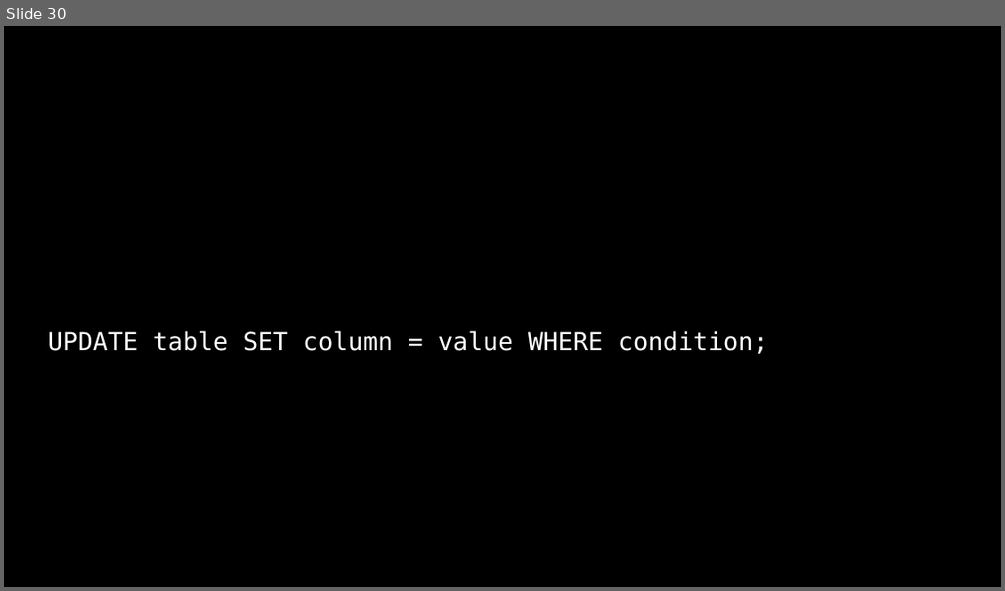
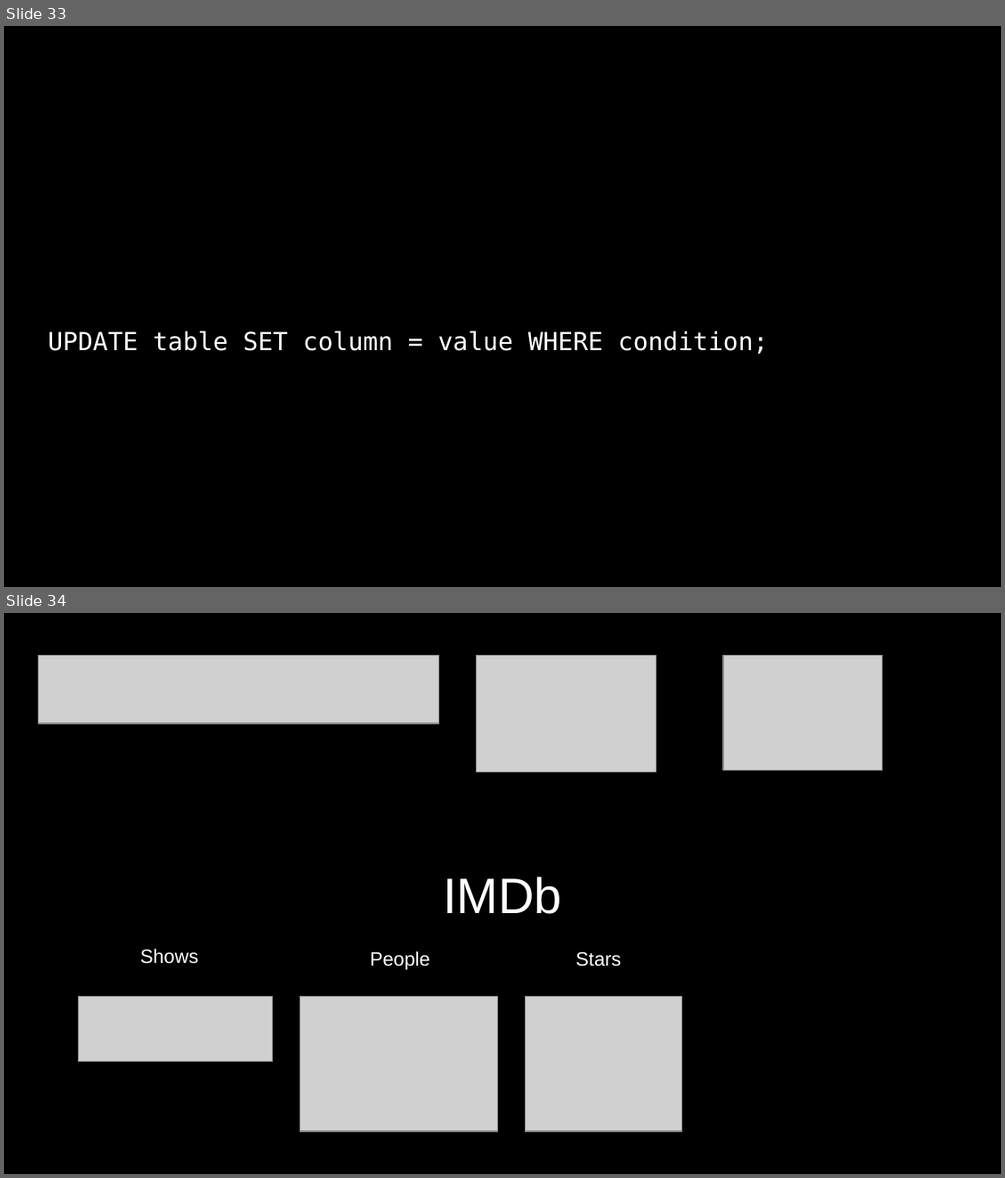
Before and after one commit to SQ4007-2025/website, a slide deck: docs/lectures/slides_8.pptx. Shown one above the other, each under a label of ours: slide 30 before the commit, slides 33 and 34 after it. The pictures are 1005x591 and 1005x1178 pixels, drawn with LibreOffice and Linux fonts; fonts in the diff are those of the drawing; grey boxes stand for pictures. Boxes give left, top, right and bottom in pixels: in the first picture for what was removed or moved away, otherwise in the second. Text is boxed around its words. In the diff, an @@ line names an element or a change of style, - is before the commit and + after.

```diff
--- a/docs/lectures/slides_8.pptx
+++ b/docs/lectures/slides_8.pptx
@@ slide 34 added at [4, 613, 1001, 1174], background #000000 @@
@@ picture added at [38, 656, 438, 723] @@
@@ picture added at [477, 656, 655, 772] @@
@@ picture added at [723, 655, 882, 770] @@
@@ title added at [443, 876, 562, 914], 36 pt, text #FFFFFF @@
+IMDb
@@ text added at [140, 949, 198, 964], 14 pt, text #FFFFFF @@
+Shows
@@ text added at [370, 951, 430, 970], 14 pt, text #FFFFFF @@
+People
@@ text added at [575, 951, 621, 966], 14 pt, text #FFFFFF @@
+Stars
@@ picture added at [78, 996, 272, 1062] @@
@@ picture added at [300, 996, 497, 1131] @@
@@ picture added at [526, 996, 683, 1131] @@
@@ what was slide 30 is now slide 33 @@
```
Also in this commit, not shown: 35 slides changed, 6 other slides added, 2 slides removed, 2 other files.
